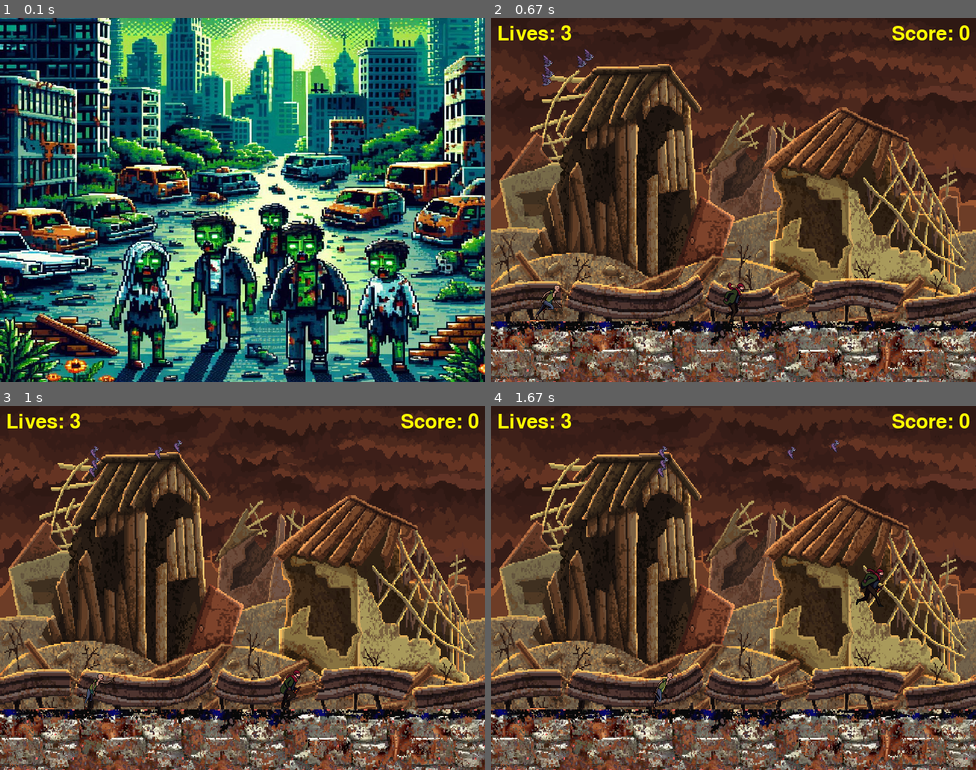
Above: before the commit, frames 1-4 (two rows, left to right).
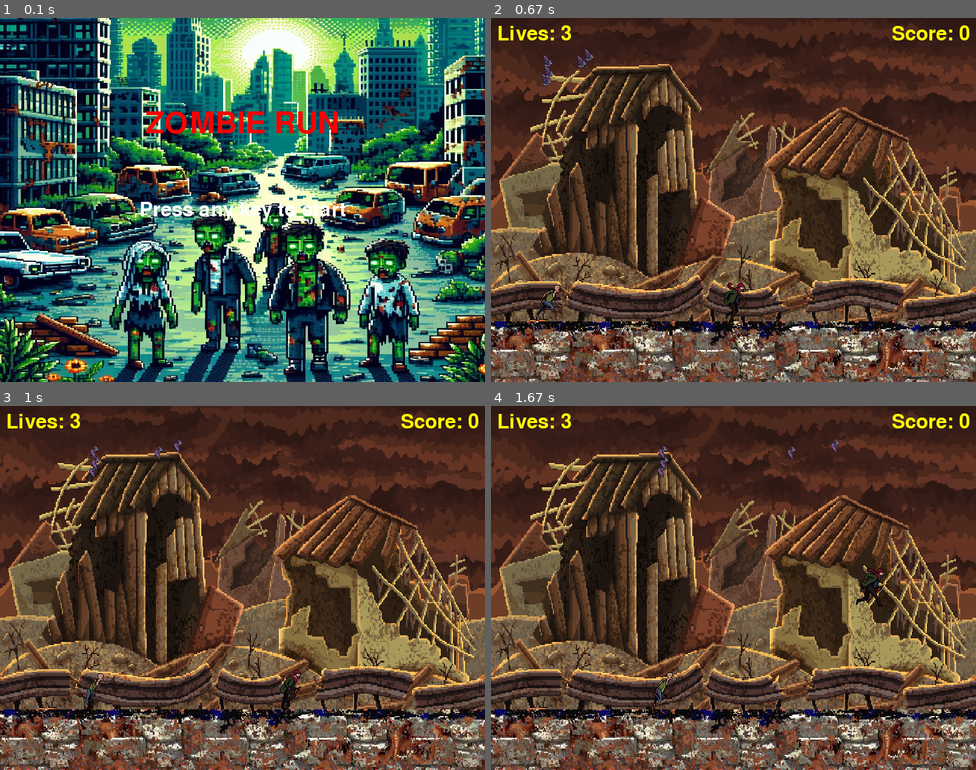
Above: after the commit, the same moments.

Repository: Correia1500/Pygame
Game: pygame game, started from main.py
Same seed, same stepped clock (60 frames per second), same inputs: the game is played once before the commit and once after it.
Inputs:
- Up to frame 1 (0.1 s): no input
- Up to frame 2 (0.67 s): tap Space at 0.33 s
- Up to frame 3 (1 s): hold Right from 0.67 s (still down)
- Up to frame 4 (1.67 s): release Right at 1.13 s; hold Right 1.17-1.63 s; tap Space at 1.23, 1.53 s

The runs differ from the first frame. In frame 1, 2.0% of the frame differs, in the area x 29-72%, y 25-56%; in frame 2, nothing differs; in frame 3, nothing differs; in frame 4, nothing differs.

Commit message:
tela inicial

Diff:
--- a/init_screen.py
+++ b/init_screen.py
@@ -9,9 +9,15 @@
     clock = pygame.time.Clock()
 
     # Carrega o fundo da tela inicial
-    tela_inicial = pygame.image.load(path.join('assets/img', 'inicio.jpg')).convert()
-    tela_inicial= pygame.transform.scale(tela_inicial, (WIDTH, HEIGHT))
-    tela_inicial_rect = tela_inicial.get_rect()
+    background = pygame.image.load(path.join('assets/img/inicio.jpg')).convert()
+    background = pygame.transform.scale(background, (WIDTH, HEIGHT))
+    background_rect = background.get_rect()
+
+    # Carrega o título e o botão
+    font = pygame.font.SysFont(None, 74)
+    small_font = pygame.font.SysFont(None, 48)
+    title_text = font.render("ZOMBIE RUN", True, (255, 0, 0))
+    start_button_text = small_font.render("Press any key to start", True, (255, 255, 255))
 
     running = True
     state = INIT
@@ -31,34 +37,10 @@
 
         # A cada loop, redesenha o fundo e os sprites
         window.fill(BLACK)
-        window.blit(tela_inicial, tela_inicial_rect)
+        window.blit(background, background_rect)
+        window.blit(title_text, (WIDTH // 2 - title_text.get_width() // 2, HEIGHT // 4))
+        window.blit(start_button_text, (WIDTH // 2 - start_button_text.get_width() // 2, HEIGHT // 2))
 
         # Depois de desenhar tudo, inverte o display.
         pygame.display.flip()
     return state
-
-# tela final
-def end_screen(window):
-    # Variável para o ajuste de velocidade
-    clock = pygame.time.Clock()
-
-    # Carrega o fundo da tela inicial
-    t_final = pygame.image.load(path.join('assets/img', 'game_over.jpg')).convert()
-    t_final= pygame.transform.scale(t_final, (WIDTH, HEIGHT))
-    final_rect = t_final.get_rect()
-
-    running = True
-    state = INIT
-
-    while running:
-        # Ajusta a velocidade do jogo.
-        clock.tick(FPS)
-
-        # Processamento de eventos(mouse, teclado, botão, etc ).
-        for event in pygame.event.get():
-            if event.type == pygame.QUIT:
-                state = QUIT
-                running = False
-            if event.type == pygame.KEYUP:
-                state = GAME
-                running = False
